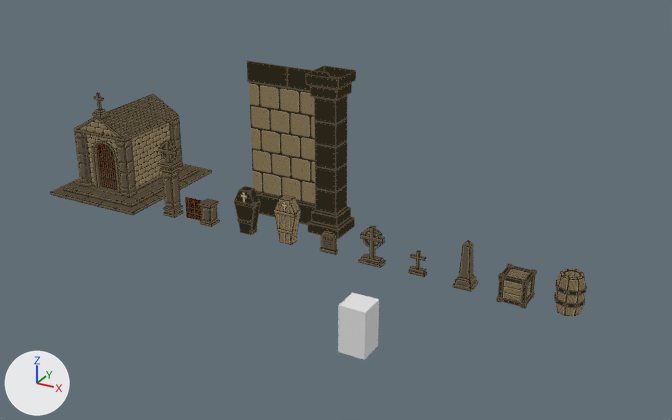
The Blender file Assets/_VanHelsingVR/Art/Blender/Props/Graveyard/Graveyard.blend: old version first, new version second.
Both versions are drawn from a camera (50 mm lens) standing at (17.9, -25.1, 17.0) and looking at (1.5, 4.7, 2.1). The axes (+X, +Y, +Z) are drawn at lower left. The lights are the same throughout. The first picture is the older version.

Names of what the first picture shows: 'Barrel', 'Box', 'Cover.001', 'Door', 'DoorFrame', 'GraveStone', 'GraveStone.002', 'LargePilar', 'Mausoleum', 'Pillar', 'Reference', 'Wall' and 7 more.
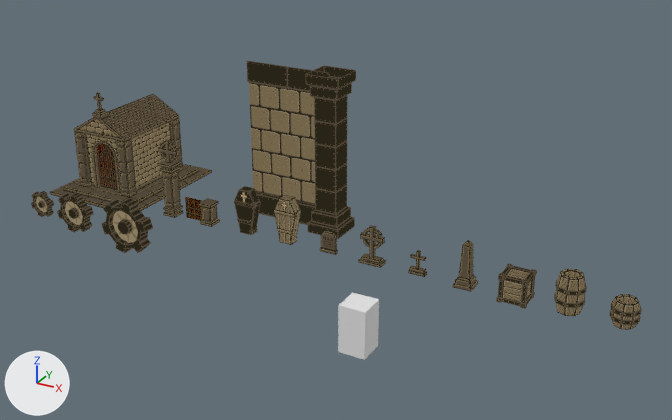
Location of each change, [x1, y1, x2, y2] in pixels of the pictures (672 x 420 px):
'BigSteam', added (brown): after [101, 198, 153, 253]
'MiddleSteam', added (brown): after [57, 192, 94, 232]
'MiniBarrel', added (brown): after [610, 294, 642, 330]
'SmallSteam', added (brown): after [31, 191, 54, 217]

The change, as a diff of the scene's bpy script:
```diff
--- a/Assets/_VanHelsingVR/Art/Blender/Props/Graveyard/Graveyard.blend.py
+++ b/Assets/_VanHelsingVR/Art/Blender/Props/Graveyard/Graveyard.blend.py
@@ me_cylinder_013 @@
+me_cylinder_013.from_pydata(...)  # 96 vertices, 90 faces; spans x -0.531..0.531, y -0.531..0.531, z -0.5..0.5
+me_cylinder_013.materials.append(mat_material)
@@ me_cylinder_016 @@
+me_cylinder_016.from_pydata(...)  # 96 vertices, 86 faces; spans x -1.25..1.25, y -0.25..0.25, z -1.25..1.25
+me_cylinder_016.materials.append(mat_material)
@@ me_cylinder_022 @@
+me_cylinder_022.from_pydata(...)  # 96 vertices, 86 faces; spans x -0.94..0.94, y -0.19..0.19, z -0.94..0.94
+me_cylinder_022.materials.append(mat_material)
@@ me_cylinder_021 @@
+me_cylinder_021.from_pydata(...)  # 96 vertices, 86 faces; spans x -0.625..0.625, y -0.125..0.125, z -0.625..0.625
+me_cylinder_021.materials.append(mat_material)
@@ ob_minibarrel @@
+ob_minibarrel = bpy.data.objects.new('MiniBarrel', me_cylinder_013)
+ob_minibarrel.location = (13.0, 5.0, 0.5)
@@ ob_bigsteam @@
+ob_bigsteam = bpy.data.objects.new('BigSteam', me_cylinder_016)
+ob_bigsteam.location = (-8.0, 3.0, 0.0)
@@ ob_middlesteam @@
+ob_middlesteam = bpy.data.objects.new('MiddleSteam', me_cylinder_022)
+ob_middlesteam.location = (-11.0, 3.0, 0.0)
@@ ob_smallsteam @@
+ob_smallsteam = bpy.data.objects.new('SmallSteam', me_cylinder_021)
+ob_smallsteam.location = (-13.0, 3.0, 0.0)
```
